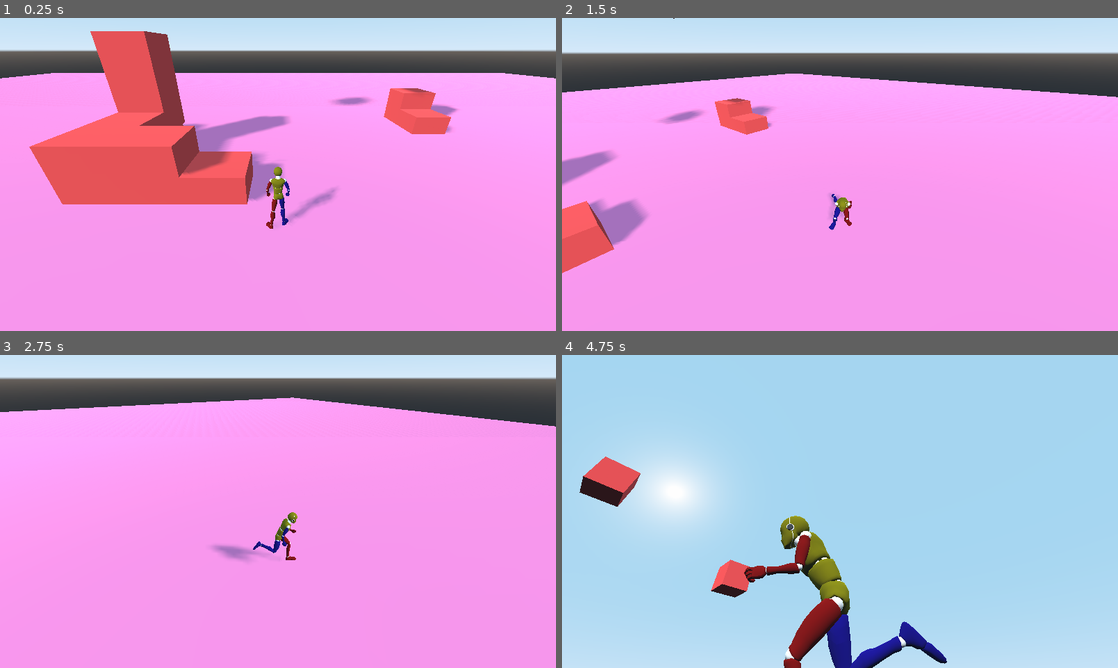
Above: before the commit, frames 1-4 (two rows, left to right).
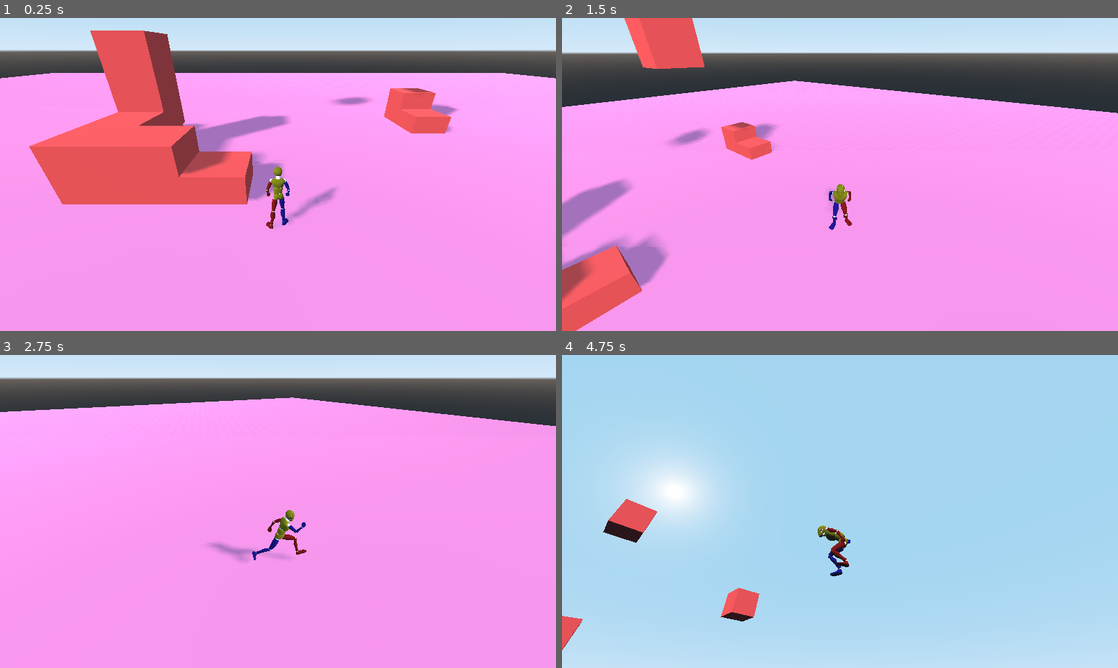
Above: after the commit, the same moments.

Repository: gdquest-demos/godot-3d-mannequin
Game: Godot game, scene res://Game.tscn
Two runs of this game, one before a commit and one after it. Both use one fixed random seed, a clock stepped at 60 frames per second and the inputs below.
Inputs (mouse positions are in pixels of both pictures, inside the frame that each line leads up to):
- Up to frame 1 (0.25 s): no input
- Up to frame 2 (1.5 s): tap Enter at 0.5 s; move the mouse to (867, 174) at 0.52 s; hold D (move_right) 0.53-1.28 s; hold E (action) 0.53-1.28 s; tap Space (jump) at 0.77, 0.8, 1.07, 1.35 s; move the mouse to (812, 174) at 1.27 s; hold S (move_back) from 1.28 s (still down)
- Up to frame 3 (2.75 s): tap Space (jump) at 1.52, 1.82, 2.3 s; tap E (action) at 1.55 s; move the mouse to (289, 505) at 2.02 s; release S (move_back) at 2.03 s; hold D (move_right) from 2.03 s (still down); hold E (action) from 2.03 s (still down)
- Up to frame 4 (4.75 s): move the mouse to (834, 517) at 2.77 s; release E (action) at 2.78 s; tap Q (aim_toggle) at 2.85 s; tap Space (jump) at 3.02, 3.32, 3.77, 3.8, 4.07, 4.52 s; tap E (action) at 3.05, 4.55 s; move the mouse to (878, 514) at 3.52 s; release D (move_right) at 3.53 s; hold Down (look_down) 3.53-4.28 s; hold A (move_left) from 3.53 s (still down); move the mouse to (795, 508) at 4.27 s; tap Left (look_left) at 4.35 s

The runs differ from the first frame. In frame 1, 0.1% of the frame differs, in the area x 0-100%, y 4-66%; in frame 2, 14%, in the area x 0-100%, y 0-100%; in frame 3, 0.5%; in frame 4, 7.9%.
Error in both runs: Trying to assign value of type 'StateMachine.gd' to a variable of type 'State.gd'. (res://src/Camera/CameraStates/Camera.gd:18)

Commit message:
Fix character transitioning to Air when on the floor
The way velocity was handled was off, the character would slide above the ground
due to the lack of gravity.

Part of #14

Diff:
--- a/src/Player/MoveStates/Air.gd
+++ b/src/Player/MoveStates/Air.gd
@@ -5,17 +5,18 @@
 
 
 func physics_process(delta: float) -> void:
-	_parent.velocity -= Vector3(0, delta * _parent.max_speed.y, 0)
 	_parent.physics_process(delta)
 
 	if owner.is_on_floor():
 		_state_machine.transition_to("Move/Idle")
-	if owner.is_on_ceiling():
+	elif owner.is_on_ceiling():
 		_parent.velocity.y = 0
 
 
 func enter(msg: Dictionary = {}) -> void:
-	_parent.velocity = msg.velocity if "velocity" in msg else _parent.velocity
+	match msg:
+		{"velocity": var v, "jump_impulse": var ji}:
+			_parent.velocity = v + Vector3(0, ji, 0)
 	_parent.enter()
 
 
--- a/src/Player/MoveStates/Idle.gd
+++ b/src/Player/MoveStates/Idle.gd
@@ -14,7 +14,7 @@
 
 func physics_process(delta: float) -> void:
 	_parent.physics_process(delta)
-	if owner.is_on_floor() and (_parent.get_input_direction().x or _parent.get_input_direction().z):
+	if owner.is_on_floor() and _parent.get_input_direction().length() > 0.01:
 		_state_machine.transition_to("Move/Run")
 	elif not owner.is_on_floor():
 		_state_machine.transition_to("Move/Air")
--- a/src/Player/MoveStates/Move.gd
+++ b/src/Player/MoveStates/Move.gd
@@ -11,14 +11,16 @@
 export var max_speed: = Vector3(50.0, 50.0, 500.0)
 export var move_speed: = Vector3(500, 500, 500)
 export var max_rotation_speed: = 0.5
+export var gravity = -200.0
+export var jump_impulse = 40
 
 var velocity: = Vector3.ZERO
-var jump_velocity = Vector3(0, 20, 0)
+
 
 
 func unhandled_input(event: InputEvent) -> void:
 	if event.is_action_pressed("jump"):
-		_state_machine.transition_to("Move/Air", { velocity = velocity + jump_velocity })
+		_state_machine.transition_to("Move/Air", { velocity = velocity, jump_impulse = jump_impulse })
 
 
 func physics_process(delta: float) -> void:
@@ -36,10 +38,8 @@
 		owner.look_at(owner.global_transform.origin + move_direction, Vector3.UP)
 
 	# Movement
-	var new_velocity = calculate_velocity(velocity, max_speed, move_speed, delta, move_direction)
-	if new_velocity.y == 0:
-		new_velocity.y = -0.01
-	owner.move_and_slide(new_velocity, Vector3.UP)
+	velocity = calculate_velocity(velocity, max_speed, move_speed, gravity, delta, move_direction)
+	velocity = owner.move_and_slide(velocity, Vector3.UP)
 
 
 func enter(msg: Dictionary = {}) -> void:
@@ -69,6 +69,7 @@
 		old_velocity: Vector3,
 		max_speed: Vector3,
 		move_speed: Vector3,
+		gravity: float,
 		delta: float,
 		move_direction: Vector3
 	) -> Vector3:
@@ -77,9 +78,9 @@
 		if move_direction.length() > 1:
 			move_direction = move_direction.normalized()
 
-		new_velocity += move_direction * delta * move_speed
+		new_velocity = move_direction * delta * move_speed
 		if new_velocity.length() > max_speed.z:
 			new_velocity = new_velocity.normalized() * max_speed.z
-		new_velocity.y = old_velocity.y
+		new_velocity.y = old_velocity.y + gravity * delta
 
 		return new_velocity
--- a/src/Player/MoveStates/Run.gd
+++ b/src/Player/MoveStates/Run.gd
@@ -9,11 +9,13 @@
 
 
 func physics_process(delta: float) -> void:
-	if owner.is_on_floor() and _parent.get_input_direction().length() < 0.001:
-		_state_machine.transition_to("Move/Idle")
-	elif !owner.is_on_floor():
+	if owner.is_on_floor() or owner.is_on_wall():
+		if _parent.velocity.length() < 0.001:
+			_state_machine.transition_to("Move/Idle")
+	else:
 		_state_machine.transition_to("Move/Air")
 	_parent.physics_process(delta)
+
 
 
 func enter(msg: = {}) -> void:
--- a/src/Player/Player.tscn
+++ b/src/Player/Player.tscn
@@ -11,16 +11,16 @@
 
 [sub_resource type="CapsuleShape" id=1]
 radius = 0.25
-height = 1.5239
+height = 1.25
 
 [node name="Player" type="KinematicBody"]
 script = ExtResource( 1 )
 
 [node name="PlayerMesh" parent="." instance=ExtResource( 2 )]
-transform = Transform( -1, 0, -1.50996e-007, 0, 1, 0, 1.50996e-007, 0, -1, 0, 0, 0 )
+transform = Transform( -1, 0, -1.50996e-07, 0, 1, 0, 1.50996e-07, 0, -1, 0, 0, 0 )
 
 [node name="CollisionShape" type="CollisionShape" parent="."]
-transform = Transform( 1, 0, 0, 0, -4.37114e-008, -1, 0, 1, -4.37114e-008, 0, 1, 0 )
+transform = Transform( 1, 0, 0, 0, -4.37114e-08, -1, 0, 1, -4.37114e-08, 0, 0.875, 0 )
 shape = SubResource( 1 )
 
 [node name="StateMachine" type="Node" parent="."]
